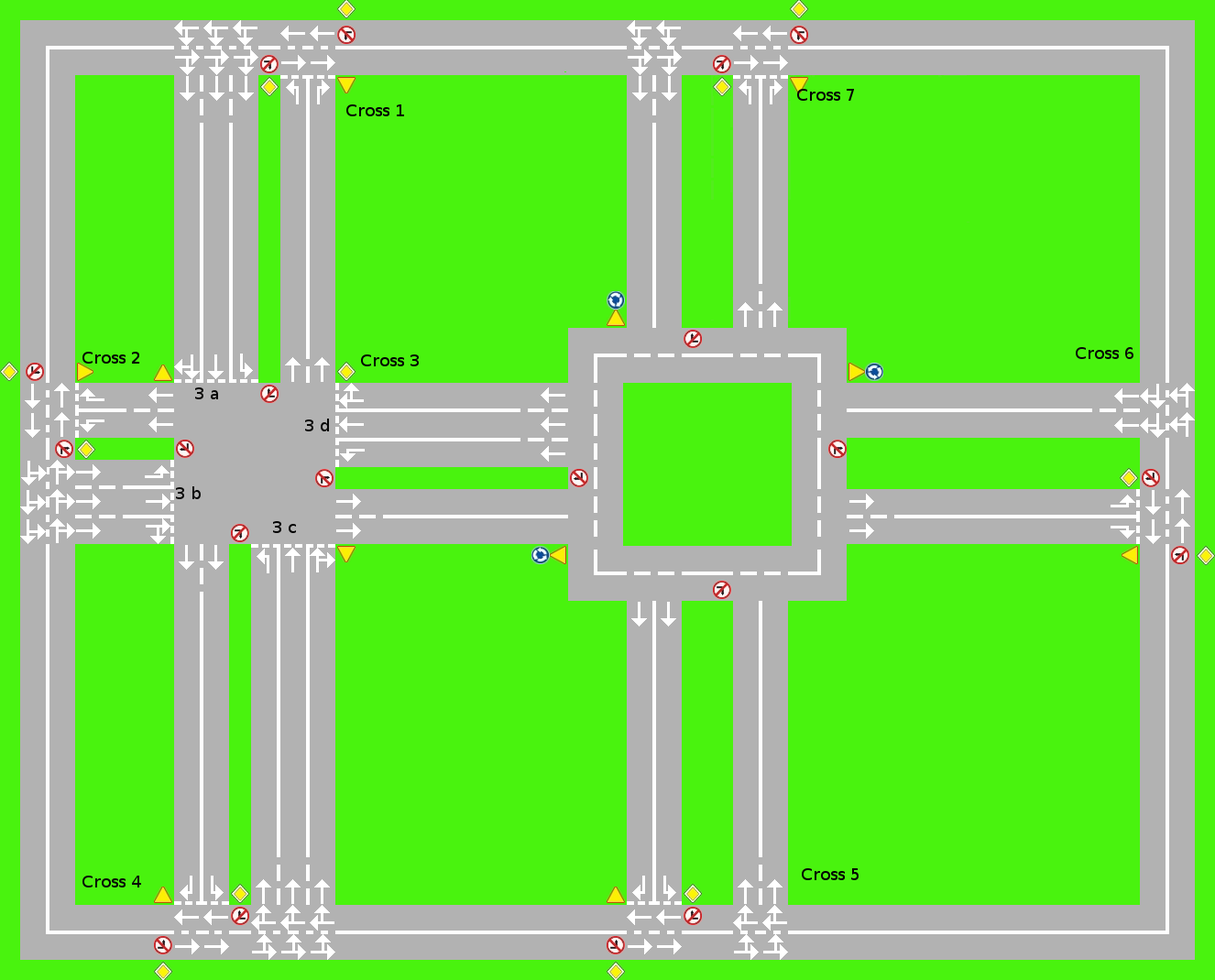
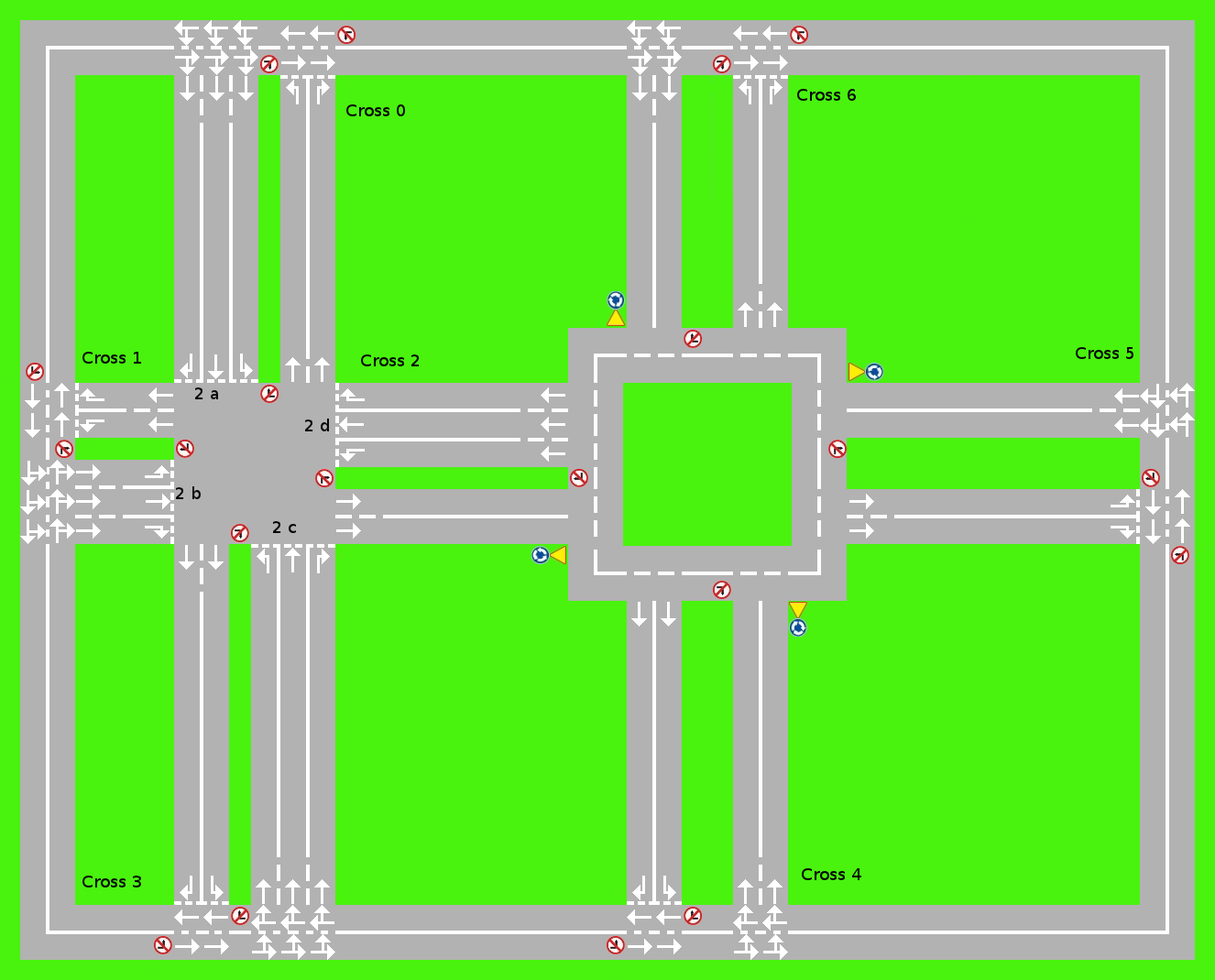
Layered file, before and after one edit (1215 x 980). Changes by layer:
renamed "Cross 7" to "Cross 6", painted on it over left=797, top=88, right=856, bottom=101
renamed "Cross 6" to "Cross 5", painted on it over left=1075, top=347, right=1134, bottom=360
renamed "Cross 5" to "Cross 4", painted on it over left=801, top=868, right=862, bottom=881
renamed "Cross 4" to "Cross 3", painted on it over left=82, top=876, right=142, bottom=888
renamed "3 d" to "2 d", painted on it over left=305, top=419, right=328, bottom=432
renamed "3 c" to "2 c", painted on it over left=273, top=521, right=296, bottom=534
renamed "3 b" to "2 b", painted on it over left=175, top=487, right=201, bottom=500
renamed "3 a" to "2 a", painted on it over left=195, top=387, right=219, bottom=400
renamed "Cross 3" to "Cross 2", painted on it over left=361, top=354, right=420, bottom=367
renamed "Cross 2" to "Cross 1", painted on it over left=82, top=351, right=142, bottom=364
renamed "Cross 1" to "Cross 0", painted on it over left=346, top=104, right=406, bottom=117
painted on "Tło" over left=0, top=0, right=1215, bottom=980
